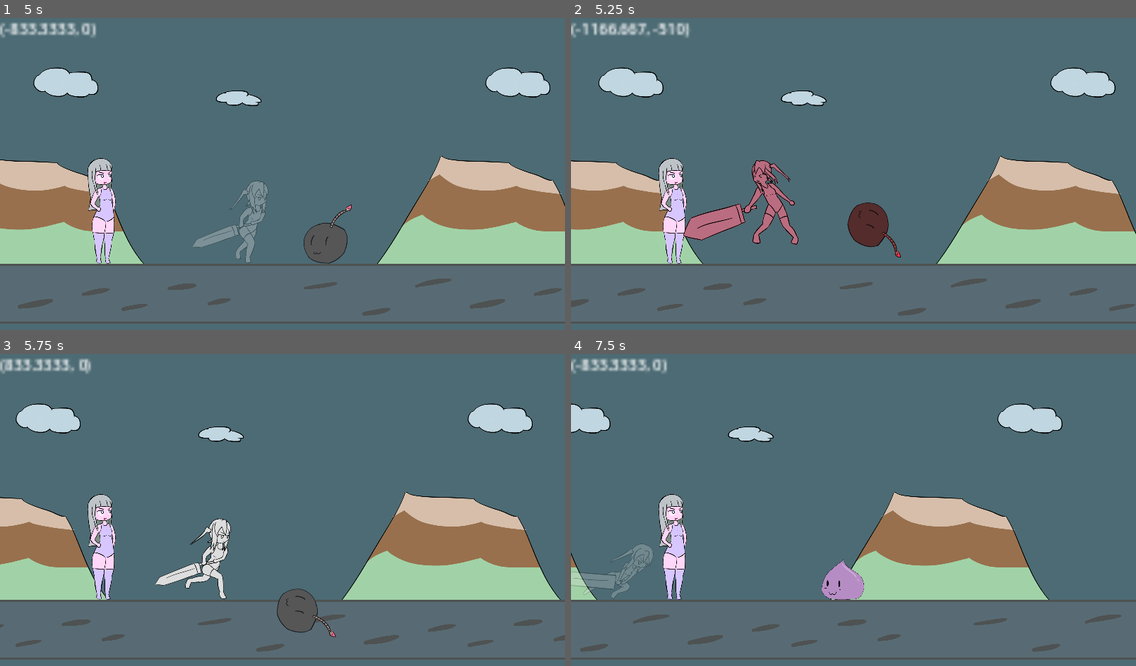
Above: before the commit, frames 1-4 (two rows, left to right).
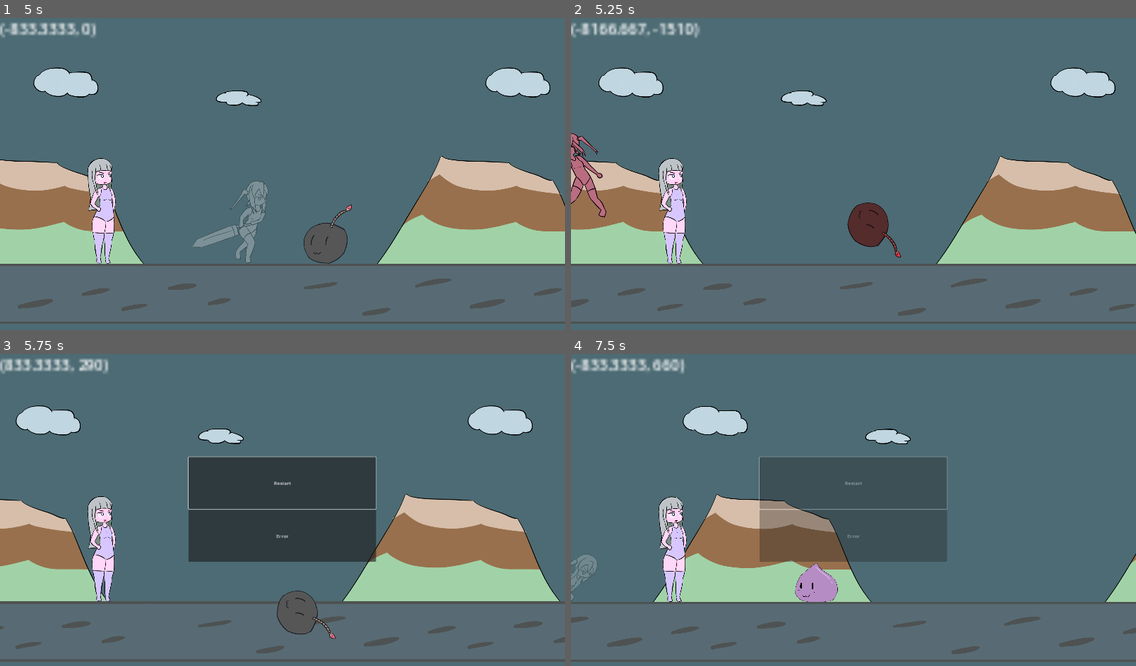
Above: after the commit, the same moments.

Repository: BeatMil/Animurun
Game: Godot game, scene res://Scenes/Forest.tscn
Two runs of this game, one before a commit and one after it. Both use one fixed random seed, a clock stepped at 60 frames per second and the inputs below.
Inputs (mouse positions are in pixels of both pictures, inside the frame that each line leads up to):
- Up to frame 1 (5 s): hold J (attack) 0.53-1.28 s; hold D (move_right) 0.53-2.03 s; tap Space (jump) at 0.77, 1.52, 3.02, 3.77, 4.52 s; tap K (block) at 1.35 s; hold A (move_left) 2.03-2.78 s; hold L (dodge) 2.03-2.78 s; hold D (move_right) 2.78-4.28 s; tap J (attack) at 2.85 s; hold K (block) 3.53-4.28 s; hold A (move_left) from 4.28 s (still down); tap L (dodge) at 4.35 s
- Up to frame 2 (5.25 s): release A (move_left) at 5.03 s; hold D (move_right) from 5.03 s (still down); hold J (attack) from 5.03 s (still down)
- Up to frame 3 (5.75 s): keep holding D (move_right); keep holding J (attack)
- Up to frame 4 (7.5 s): release D (move_right) at 5.75 s; release J (attack) at 5.75 s; click (853, 481) at 5.75 s, where only the run after the commit has a clickable "Restart"; hold A (move_left) from 6.53 s (still down); tap K (block) at 6.6 s; tap Space (jump) at 6.77 s; hold L (dodge) from 7.28 s (still down)

Frame 1 is identical in both runs. In frame 2, 2.7% of the frame differs, in the area x 0-41%, y 1-73%; in frame 3, 17%; in frame 4, 32%, in the area x 0-100%, y 1-99%.

Commit message:
Fix wrong block pushback
Occurs when changing chiichan's type from RigidBody2D to CharacterBody2D

Diff:
--- a/Scenes/Forest.tscn
+++ b/Scenes/Forest.tscn
@@ -1247,7 +1247,6 @@
 self_modulate = Color(1.5, 1.5, 1.5, 1)
 position = Vector2(503, 692)
 collision_layer = 2
-floor_constant_speed = true
 script = ExtResource("6_o6v6y")
 default_pos = NodePath("../Markers/ChiichanDefaultPos")
 
--- a/scripts/Bomby.gd
+++ b/scripts/Bomby.gd
@@ -22,10 +22,7 @@
 		jump_off_screen()
 
 		# chiichan got pushed away
-		if body.state == body.States.BLOCKING:
-			body.push(Vector2(-9000, -3200))
-		else:
-			body.push(Vector2(-2000, -900))
+		body.push(Vector2(-9000, -1900))
 
 
 func hurt(): # bomby got him by greatsword, hitbox01.gd
--- a/scripts/Chiichan.gd
+++ b/scripts/Chiichan.gd
@@ -88,12 +88,13 @@
 func push(power: Vector2):
 	if state == States.BLOCKING:
 		anim_player.play("block_impact")
+		velocity += (power / 2)
 	else:
 		anim_player.play("hurt")
+		velocity += power
 
 	state = States.STUNNED
 
-	velocity += power
 
 	# Set linear_velocity to ZERO
 	# Make it easier to control how far chiichan would fly
